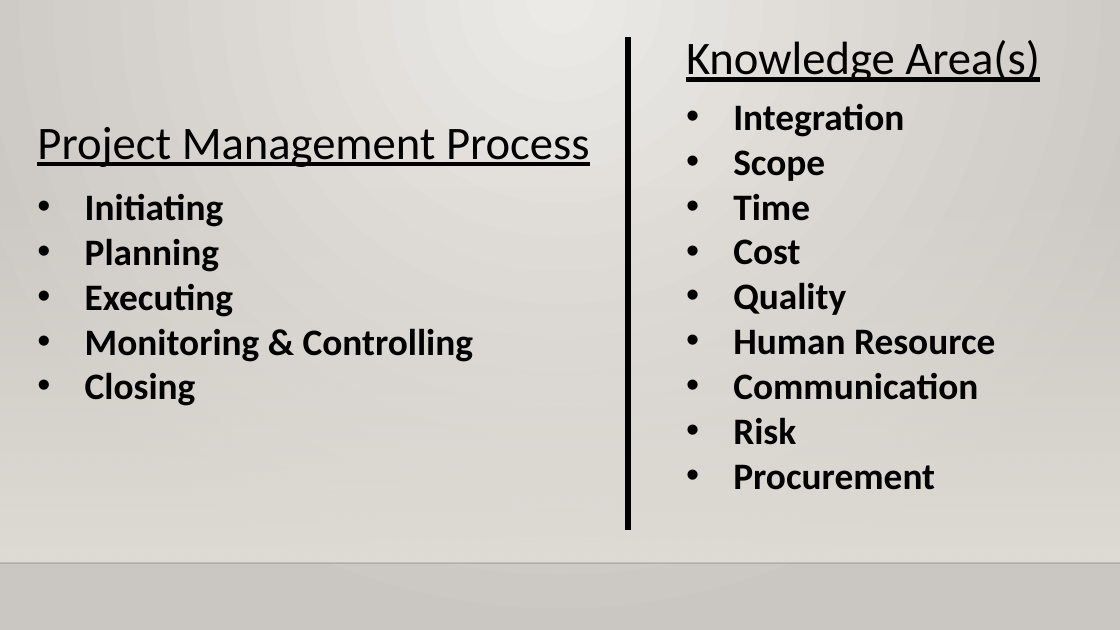
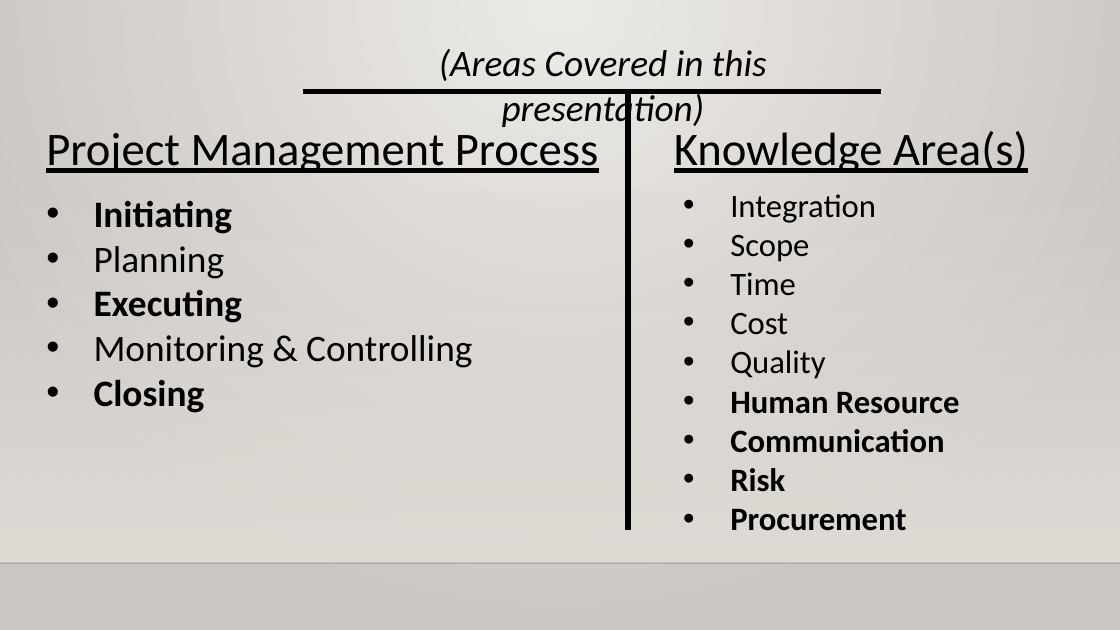
Before and after one commit to XtremisStudio/Project-Management, a slide deck: slide 5 of PRMGT_Presentation_Template.pptx (slide 4 before the commit). Drawn at 1120x630 pixels with LibreOffice and Linux fonts; fonts in the diff are those of the drawing; background and template pictures are left out. Boxes give left, top, right and bottom in pixels: in the first picture for what was removed or moved away, otherwise in the second. Text is boxed around its words. In the diff, an @@ line names an element or a change of style, - is before the commit and + after.

```diff
--- a/PRMGT_Presentation_Template.pptx
+++ b/PRMGT_Presentation_Template.pptx
@@ text added at (439,49,767,130), 32 pt, text #000000, italic @@
+(Areas Covered in this presentation)
@@ text "Project Management Process": place and size @@
-text "Project Management Process" at (37,127,589,167)
+text "Project Management Process" at (46,133,598,173)
@@ line added from (881, 92) to (303, 92), #000000 4.5 pt @@
@@ line moved from (628, 37) - (628, 530) to (628, 92) - (628, 530) @@
@@ text "Knowledge Area(s)": place and size @@
-text "Knowledge Area(s)" at (686,40,1040,82)
+text "Knowledge Area(s)" at (674,131,1028,173)
@@ text "Initiating": place and size @@
-text "Initiating" at (85,194,474,406)
+text "Initiating" at (94,201,472,413)
@@ text "Integration": place and size @@
-text "Integration" at (733,103,995,490)
+text "Integration" at (730,194,960,531)
@@ text "Integration" at (730,194,960,531): size 32 to 28 pt; bold off in "Integration", "Scope", "Time", "Cost" and 1 more places @@
@@ text at (94,246,472,368): bold off in "Planning", "Monitoring & Controlling" @@
```
Also in this commit, not shown: 10 other slides changed, 15 slides added, 1 slide removed, 3 other files.
